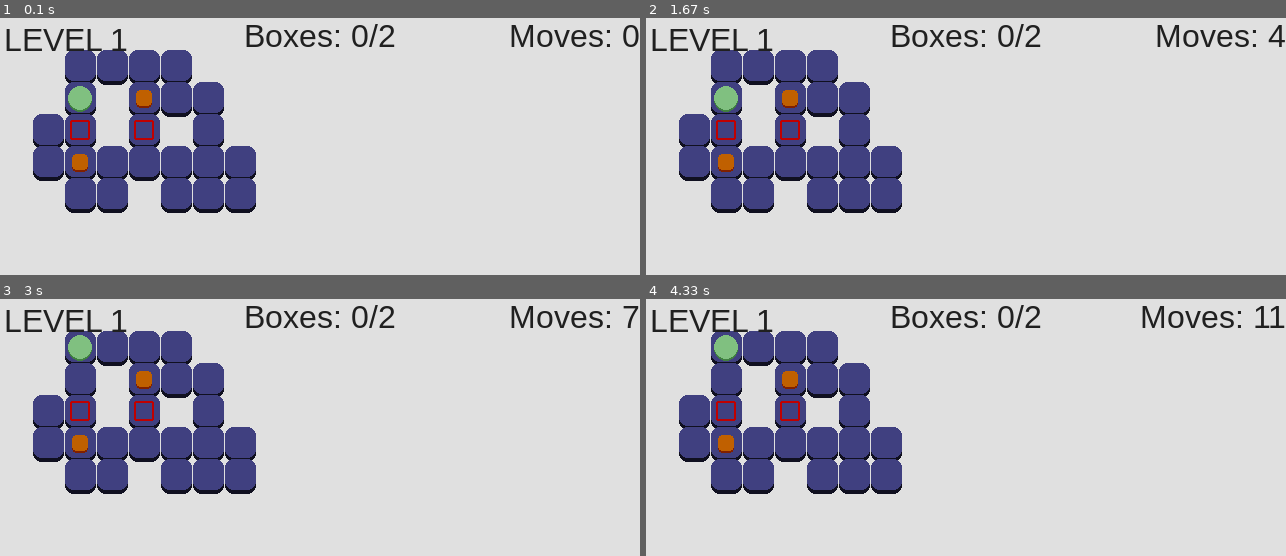
Above: before the commit, frames 1-4 (two rows, left to right).
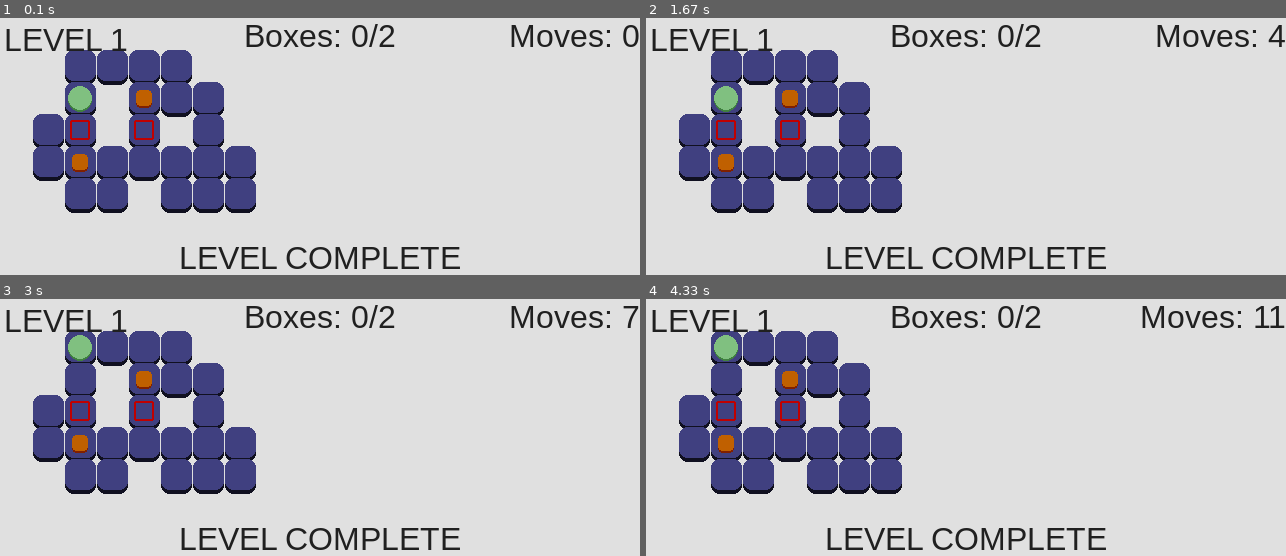
Above: after the commit, the same moments.

Repository: JasonNumberThirteen/pygameSokoban
Game: pygame game, started from sokoban.py
The game is run twice, just before and just after one commit, with the same random seed, the same clock (stepped at 60 frames per second) and the same inputs.
Inputs:
- Up to frame 1 (0.1 s): no input
- Up to frame 2 (1.67 s): hold W 0.33-0.8 s; hold S 0.83-1.13 s; hold W 1.17-1.53 s; hold S from 1.57 s (still down)
- Up to frame 3 (3 s): release S at 1.93 s; hold W 1.97-2.27 s; hold S 2.3-2.6 s; hold W from 2.63 s (still down)
- Up to frame 4 (4.33 s): release W at 3 s; hold S 3.03-3.4 s; hold W 3.43-3.73 s; hold S 3.77-4.07 s; hold W from 4.1 s (still down)

The runs differ from the first frame. In frame 1, 1.4% of the frame differs, in the area x 28-72%, y 89-98%; in frame 2, 1.4%; in frame 3, 1.4%; in frame 4, 1.4%.

Commit message:
Add level complete text to the UI

Diff:
--- a/game_ui.py
+++ b/game_ui.py
@@ -1,6 +1,7 @@
 import level_counter
 import moves_counter
 import boxes_counter
+import level_complete_text
 
 class GameUI(object):
 	def __init__(self, gm):
@@ -8,11 +9,13 @@
 		self.level_counter = level_counter.LevelCounter(gm.level.number)
 		self.moves_counter = moves_counter.MovesCounter(gm.level.player.moves)
 		self.boxes_counter = boxes_counter.BoxesCounter(gm.level)
+		self.level_complete_text = level_complete_text.LevelCompleteText()
 
 	def draw(self, surface):
 		self.level_counter.draw(surface)
 		self.moves_counter.draw(surface)
 		self.boxes_counter.draw(surface)
+		self.level_complete_text.draw(surface)
 
 	def update(self):
 		self.moves_counter.update(self.gm.level.player.moves)
